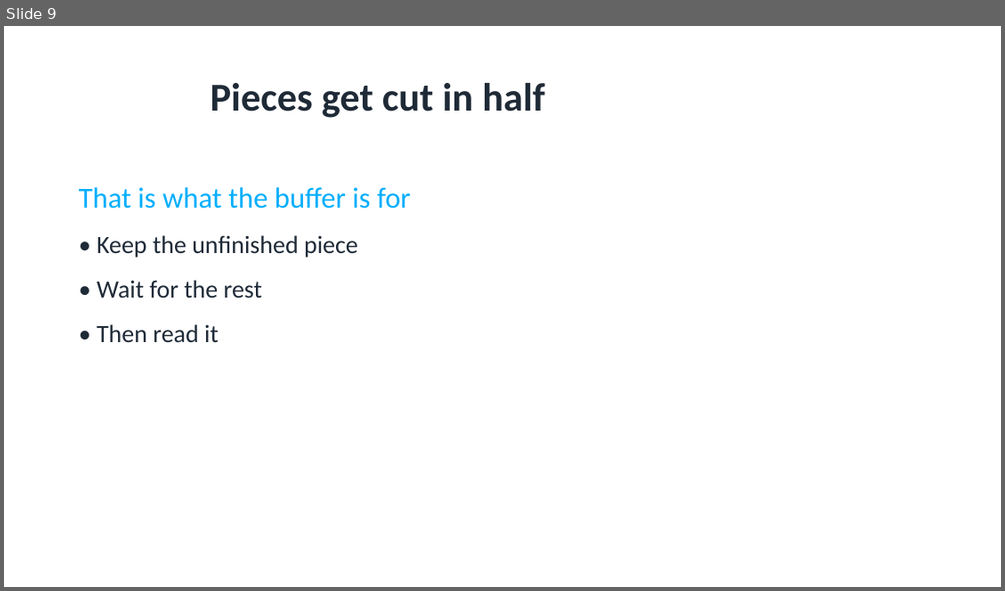
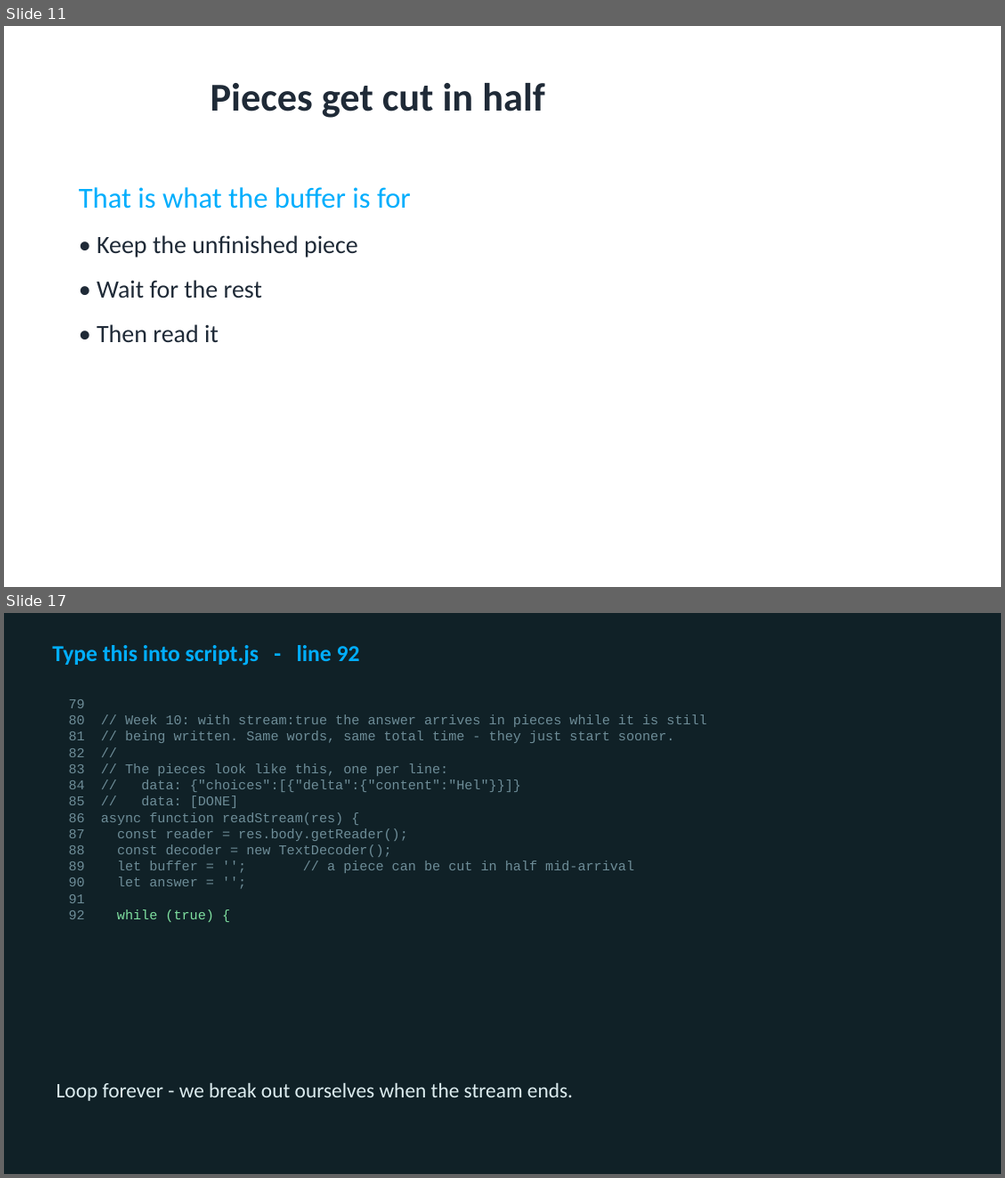
Before and after one commit to utgapps/utgapps.github.io, a slide deck: ai101/slides/week-10.pptx. Shown one above the other, each under a label of ours: slide 9 before the commit, slides 11 and 17 after it; the slides between them are not shown. The pictures are 1005x591 and 1005x1178 pixels, drawn with LibreOffice and Linux fonts; fonts in the diff are those of the drawing. Boxes give left, top, right and bottom in pixels: in the first picture for what was removed or moved away, otherwise in the second. Text is boxed around its words. In the diff, an @@ line names an element or a change of style, - is before the commit and + after.

```diff
--- a/ai101/slides/week-10.pptx
+++ b/ai101/slides/week-10.pptx
@@ slide 17 added at box(4, 613, 1001, 1174), background #102127 @@
@@ text added at box(52, 645, 360, 666), 22 pt, text #01AEFD, bold @@
+Type this into script.js - line 92
@@ text added at box(69, 699, 706, 922), 13 pt, text #6D8C97 @@
+79
+80 // Week 10: with stream:true the answer arrives in pieces while it is still
+81 // being written. Same words, same total time - they just start sooner.
+82 //
+83 // The pieces look like this, one per line:
+84 // data: {"choices":[{"delta":{"content":"Hel"}}]}
+85 // data: [DONE]
+86 async function readStream(res) {
+87 const reader = res.body.getReader();
+88 const decoder = new TextDecoder();
+89 let buffer = ''; // a piece can be cut in half mid-arrival
+90 let answer = '';
+91
+92 while (true) {
@@ text added at box(57, 1082, 573, 1101), 20 pt, text #DCECEF @@
+Loop forever - we break out ourselves when the stream ends.
@@ what was slide 9 is now slide 11 @@
```
Also in this commit, not shown: 4 slides changed, 30 other slides added, 2 slides removed, 18 other files.
